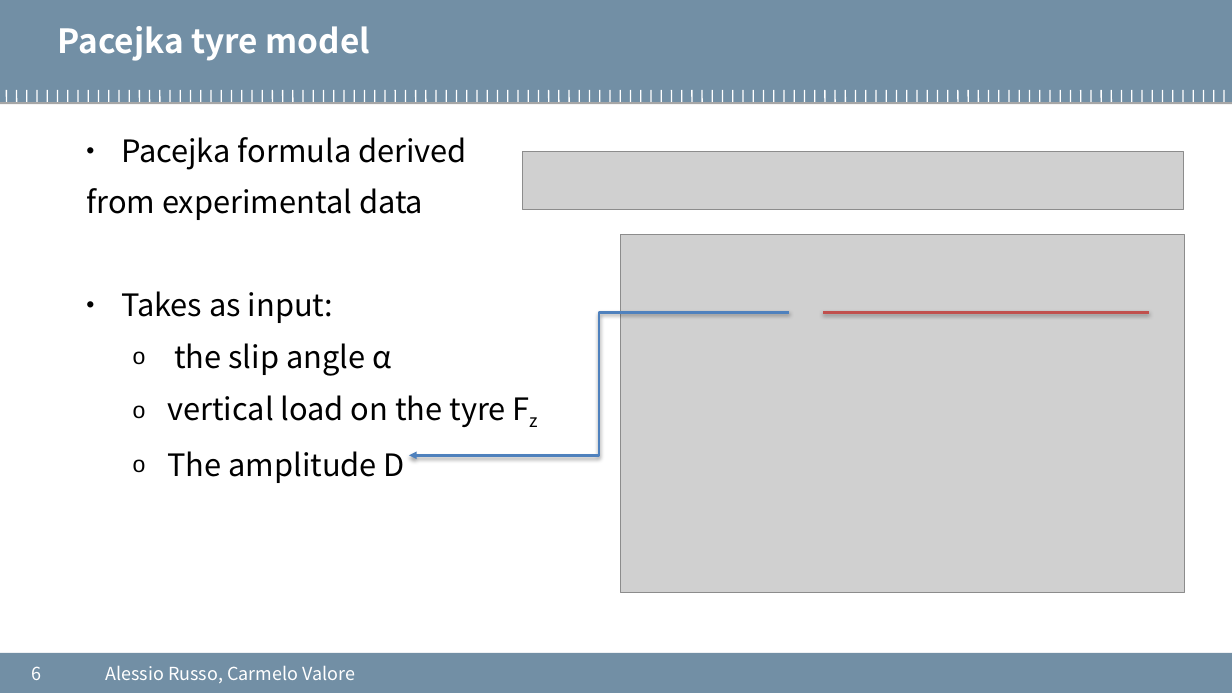
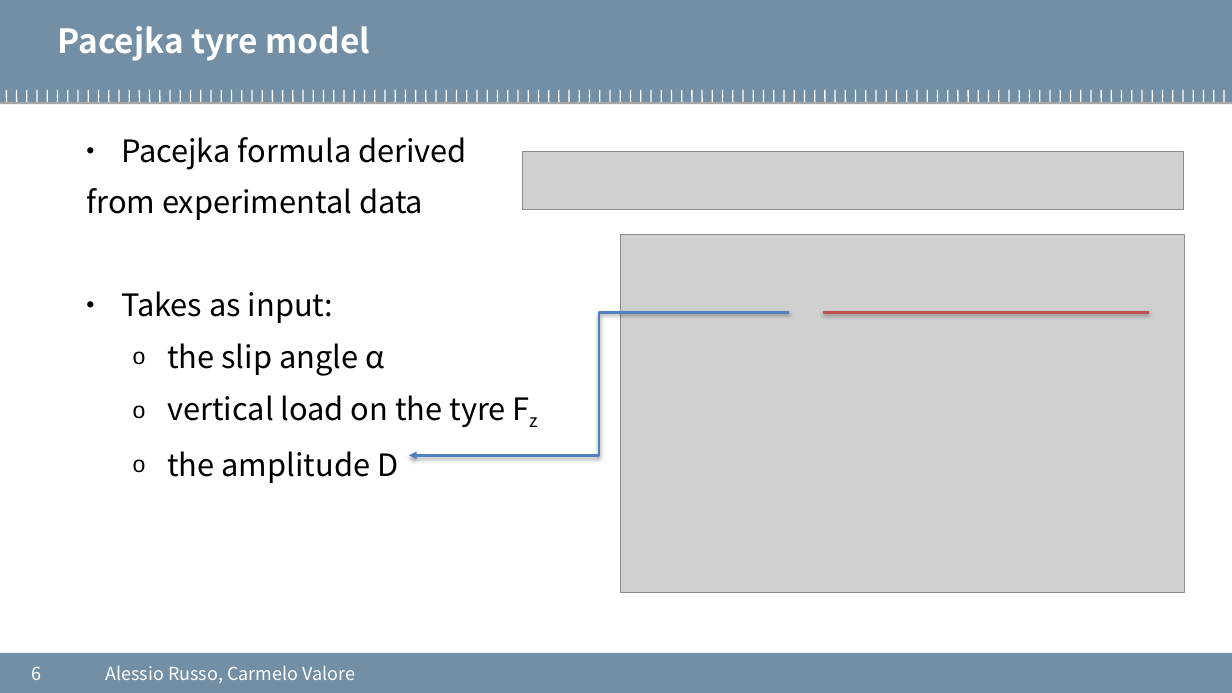
Before and after one commit to cvalore/mida2-project, a slide deck: slide 6 of presentations/20200916_meeting8.pptx. Drawn at 1232x693 pixels with LibreOffice and Linux fonts; fonts in the diff are those of the drawing; grey boxes stand for pictures; background and template pictures are left out. Boxes give left, top, right and bottom in pixels: in the first picture for what was removed or moved away, otherwise in the second. Text is boxed around its words. In the diff, an @@ line names an element or a change of style, - is before the commit and + after.

```diff
--- a/presentations/20200916_meeting8.pptx
+++ b/presentations/20200916_meeting8.pptx
@@ text at <box>167,451,398,483</box>: text changed @@
-    o The amplitude D
+    o the amplitude D
```
Also in this commit, not shown: 9 other slides changed, 7 slides added, 16 other files.
